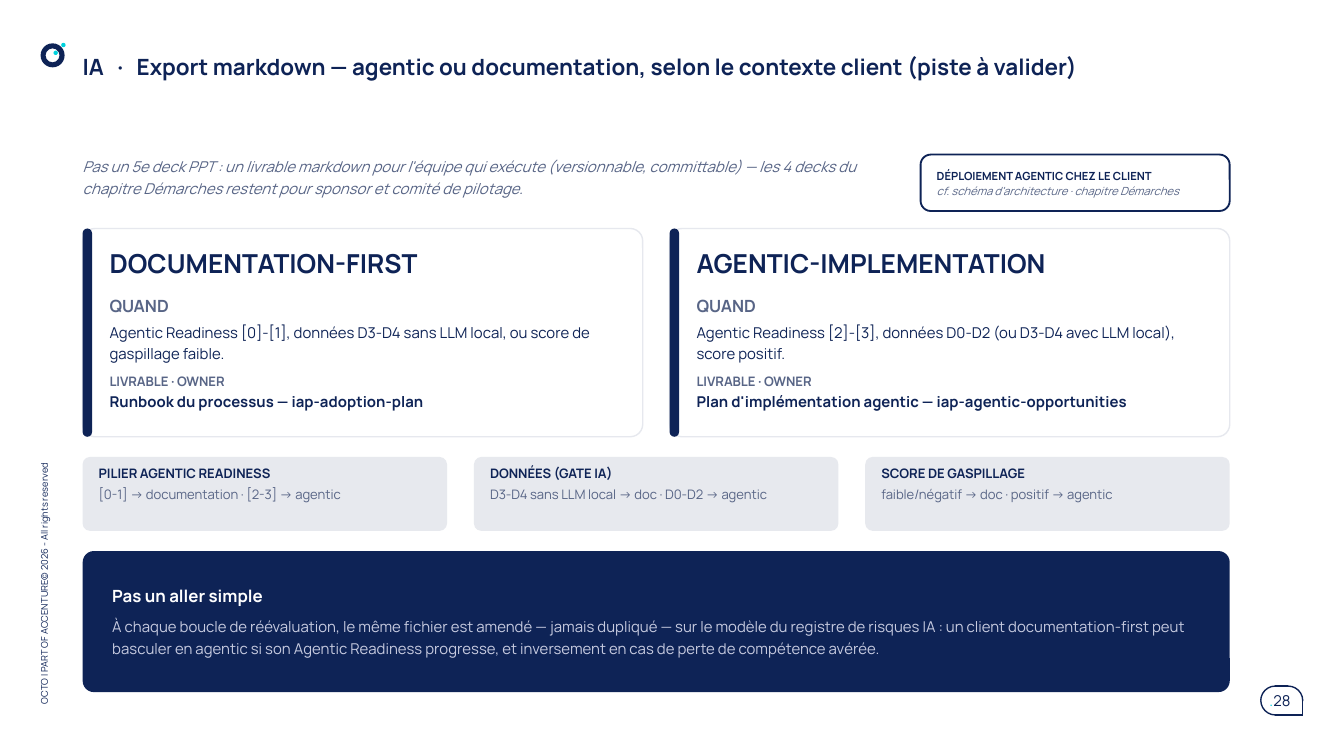
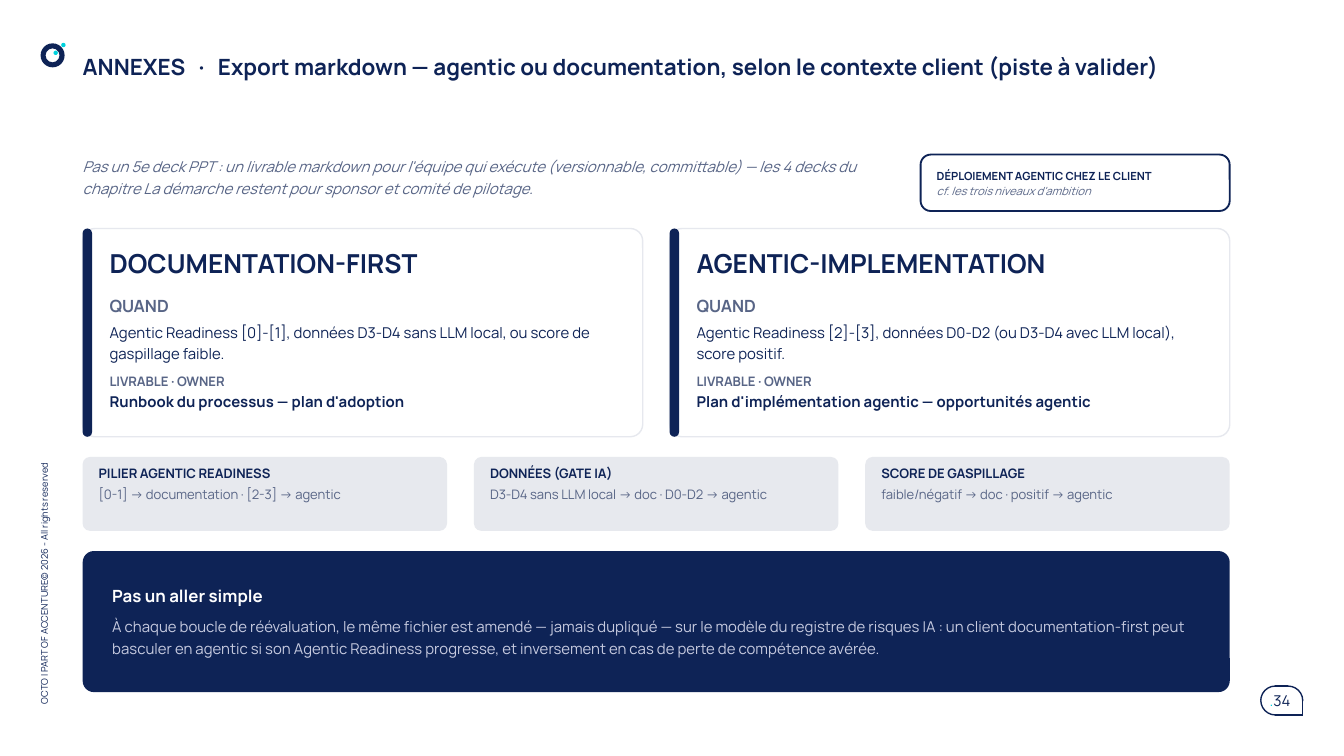
Before and after one commit to claudecamus-dot/Vscode3, a slide deck: slide 34 of docs/cadrage-ppt/bmad-iap-cadrage-synthese.pptx (slide 28 before the commit). Drawn at 1344x756 pixels with LibreOffice and Linux fonts; fonts in the diff are those of the drawing. Boxes give left, top, right and bottom in pixels: in the first picture for what was removed or moved away, otherwise in the second. Text is boxed around its words. In the diff, an @@ line names an element or a change of style, - is before the commit and + after.

```diff
--- a/docs/cadrage-ppt/bmad-iap-cadrage-synthese.pptx
+++ b/docs/cadrage-ppt/bmad-iap-cadrage-synthese.pptx
@@ title at (83,56,1158,81): text changed @@
-IA · Export markdown — agentic ou documentation, selon le contexte client (piste à valider)
+ANNEXES · Export markdown — agentic ou documentation, selon le contexte client (piste à valider)
@@ text at (83,159,856,198): text changed @@
-Pas un 5e deck PPT : un livrable markdown pour l'équipe qui exécute (versionnable, committable) — les 4 decks du chapitre Démarches restent pour sponsor et comité de pilotage.
+Pas un 5e deck PPT : un livrable markdown pour l'équipe qui exécute (versionnable, committable) — les 4 decks du chapitre La démarche restent pour sponsor et comité de pilotage.
@@ text at (937,187,1091,195): text changed @@
-cf. schéma d'architecture · chapitre Démarches
+cf. les trois niveaux d'ambition
@@ text at (110,396,404,411): text changed @@
-Runbook du processus — iap-adoption-plan
+Runbook du processus — plan d'adoption
@@ text at (697,395,1091,411): text changed @@
-Plan d'implémentation agentic — iap-agentic-opportunities
+Plan d'implémentation agentic — opportunités agentic
@@ page number at (1270,695,1291,707): text changed @@
-.28
+.34
```
Also in this commit, not shown: 23 other slides changed, 8 slides added, 15 slides removed, 2 other files.
